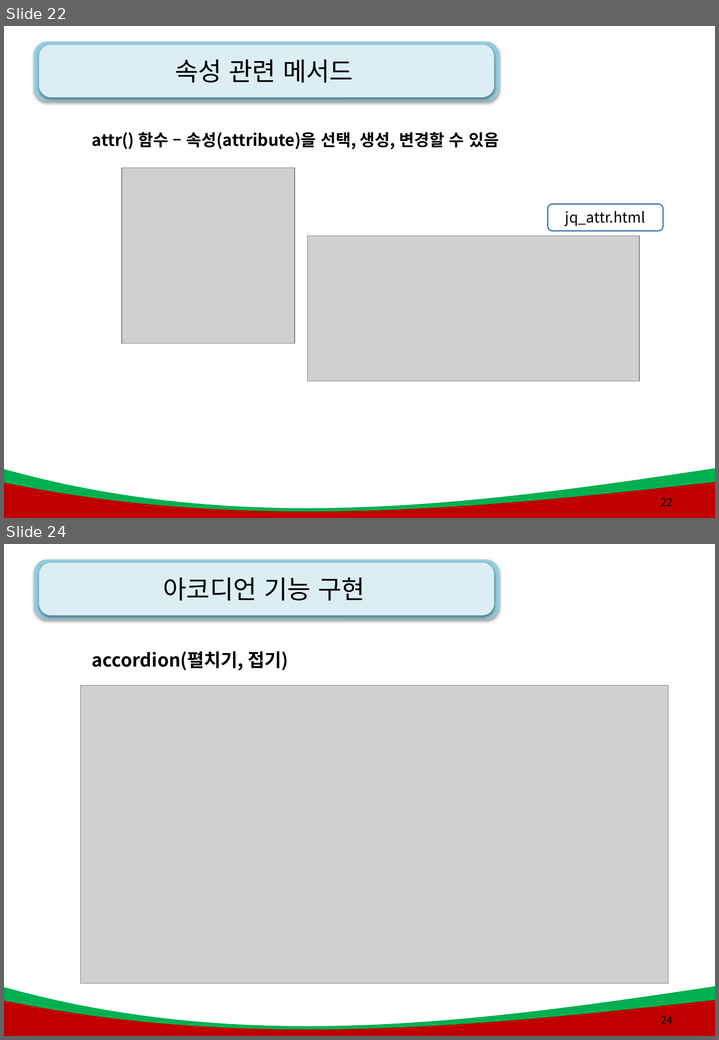
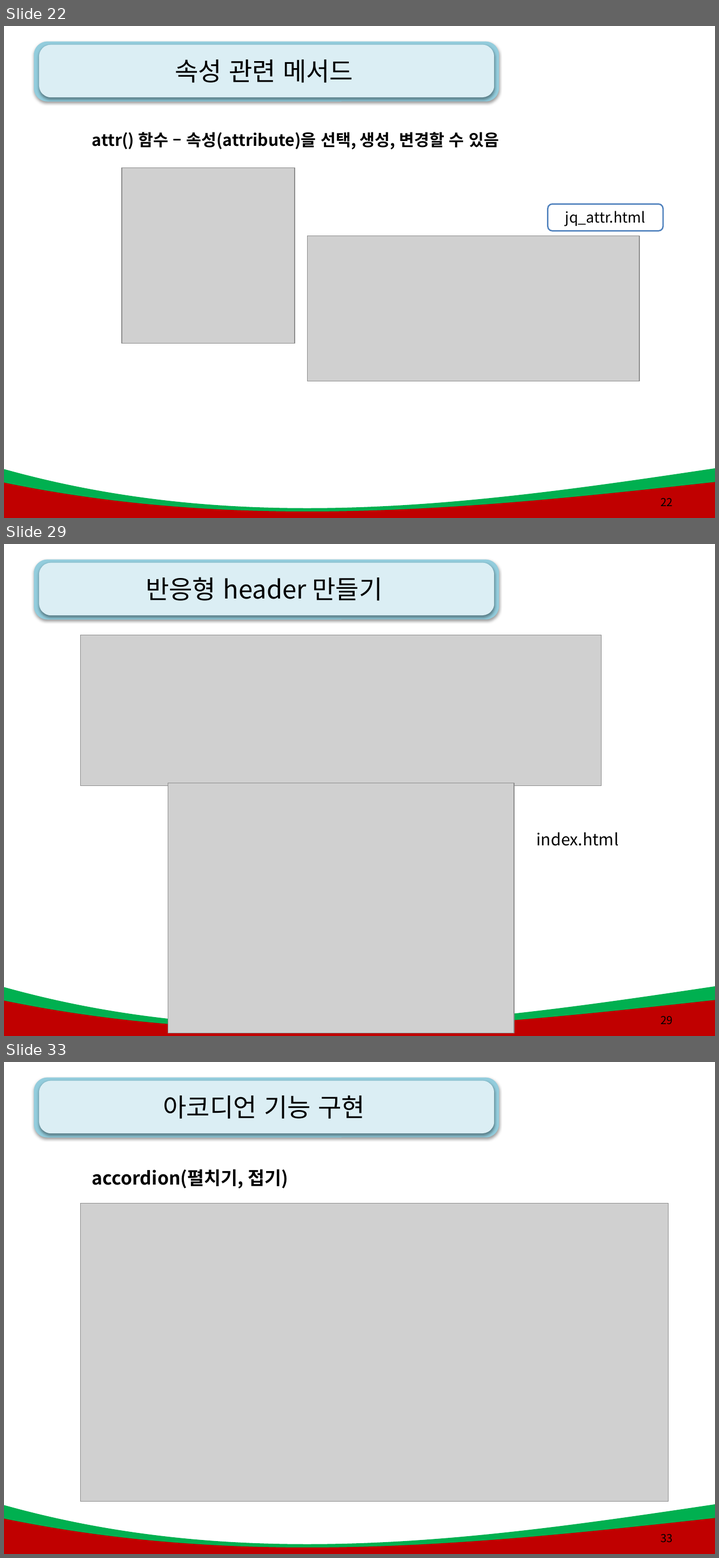
Before and after one commit to kiyongee2/green_project_web, a slide deck: js_ppt/9강. JQuery .pptx. Shown one above the other, each under a label of ours: slides 22 and 24 before the commit, slides 22, 29 and 33 after it; the slides between them are not shown. The pictures are 719x1040 and 719x1558 pixels, drawn with LibreOffice and Linux fonts; fonts in the diff are those of the drawing; grey boxes stand for pictures; background and template pictures are left out. Boxes give left, top, right and bottom in pixels: in the first picture for what was removed or moved away, otherwise in the second. Text is boxed around its words. In the diff, an @@ line names an element or a change of style, - is before the commit and + after.

```diff
--- a/js_ppt/9강. JQuery .pptx
+++ b/js_ppt/9강. JQuery .pptx
@@ slide 29 added at (x1=4, y1=544, x2=715, y2=1036), background #FFFFFF; not listed: 4 template elements that a slide beside it also shows @@
@@ title added at (x1=145, y1=577, x2=382, y2=601), 28 pt, text #000000 @@
+반응형 header 만들기
@@ picture added at (x1=80, y1=635, x2=601, y2=785) @@
@@ picture added at (x1=168, y1=784, x2=514, y2=1033) @@
@@ text added at (x1=536, y1=832, x2=619, y2=846), 18 pt, text #000000 @@
+index.html
@@ page number added at (x1=661, y1=1016, x2=673, y2=1024), 12 pt, text #000000 @@
+29
@@ what was slide 24 is now slide 33 @@
@@ page number at (x1=661, y1=1534, x2=673, y2=1543): text changed @@
-24
+33
```
Also in this commit, not shown: 1 slide changed, 8 other slides added, 20 other files.
